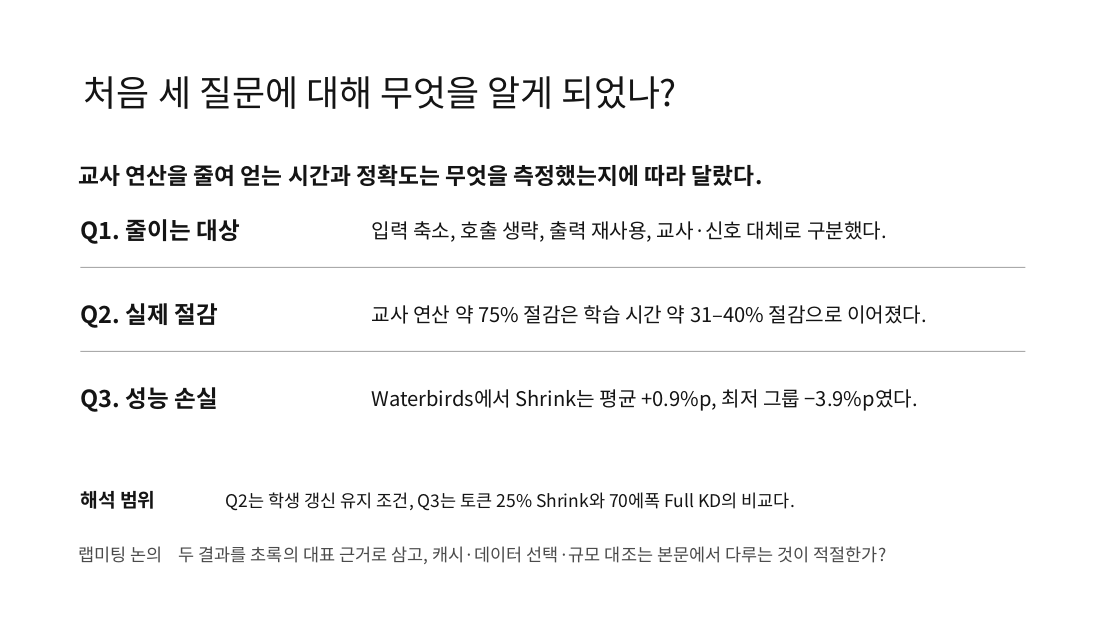
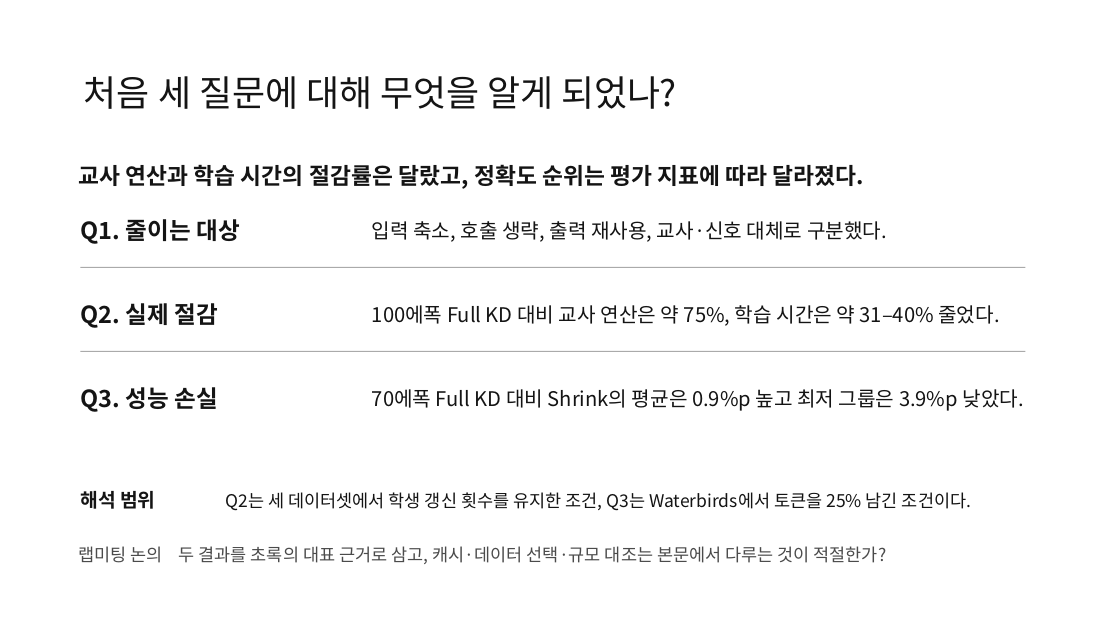
Before and after one commit to jeehoo0507/Efficient-KD-for-Vision, a slide deck: slide 16 of presentations/vision-kd-seminar/EKD-seminar.pptx. Drawn at 1120x630 pixels with LibreOffice and Linux fonts; fonts in the diff are those of the drawing. Boxes give left, top, right and bottom in pixels: in the first picture for what was removed or moved away, otherwise in the second. Text is boxed around its words. In the diff, an @@ line names an element or a change of style, - is before the commit and + after.

Commit message:
State both Full KD baselines beside the closing results

```diff
--- a/presentations/vision-kd-seminar/EKD-seminar.pptx
+++ b/presentations/vision-kd-seminar/EKD-seminar.pptx
@@ text at [79, 164, 865, 189]: text changed @@
-교사 연산을 줄여 얻는 시간과 정확도는 무엇을 측정했는지에 따라 달랐다.
+교사 연산과 학습 시간의 절감률은 달랐고, 정확도 순위는 평가 지표에 따라 달라졌다.
@@ text at [372, 305, 999, 326]: text changed @@
-교사 연산 약 75% 절감은 학습 시간 약 31–40% 절감으로 이어졌다.
+100에폭 Full KD 대비 교사 연산은 약 75%, 학습 시간은 약 31–40% 줄었다.
@@ text at [372, 389, 1024, 411]: text changed @@
-Waterbirds에서 Shrink는 평균 +0.9%p, 최저 그룹 −3.9%p였다.
+70에폭 Full KD 대비 Shrink의 평균은 0.9%p 높고 최저 그룹은 3.9%p 낮았다.
@@ text at [226, 492, 971, 511]: text changed @@
-Q2는 학생 갱신 유지 조건, Q3는 토큰 25% Shrink와 70에폭 Full KD의 비교다.
+Q2는 세 데이터셋에서 학생 갱신 횟수를 유지한 조건, Q3는 Waterbirds에서 토큰을 25% 남긴 조건이다.
```
Also in this commit, not shown: 4 other files.
